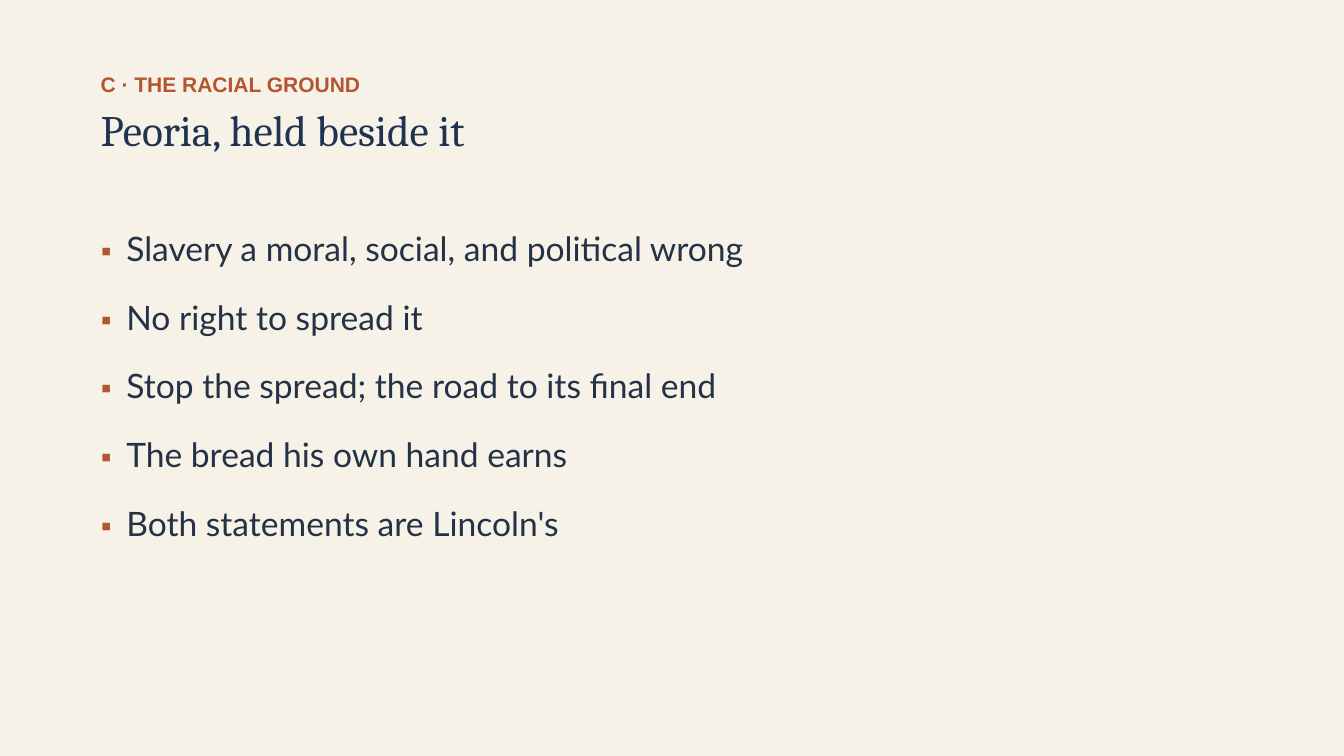
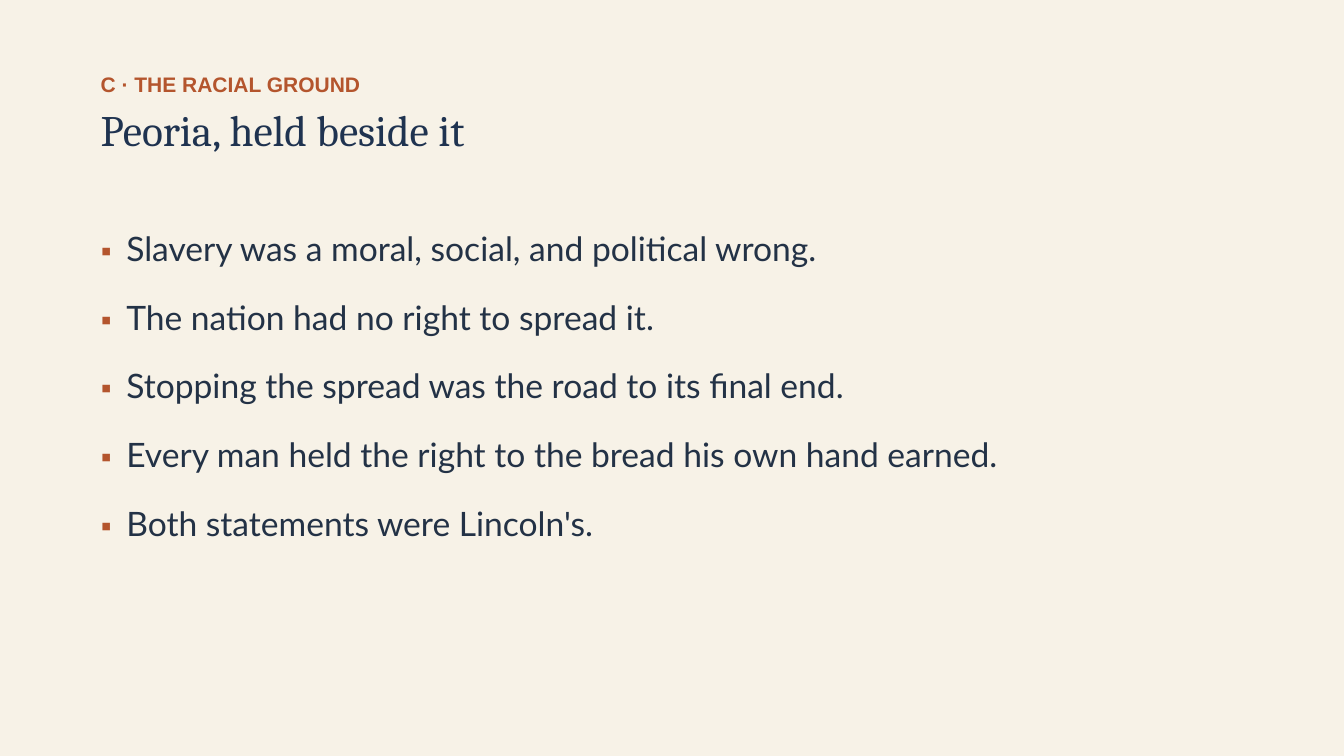
Before and after one commit to ab17gthb/humanities-curriculum-group, a slide deck: slide 11 of sectional-crisis/lesson-05/lesson-05-slides.pptx. Drawn at 1344x756 pixels with LibreOffice and Linux fonts; fonts in the diff are those of the drawing. Boxes give left, top, right and bottom in pixels: in the first picture for what was removed or moved away, otherwise in the second. Text is boxed around its words. In the diff, an @@ line names an element or a change of style, - is before the commit and + after.

```diff
--- a/sectional-crisis/lesson-05/lesson-05-slides.pptx
+++ b/sectional-crisis/lesson-05/lesson-05-slides.pptx
@@ text at (126, 236, 997, 537): text changed @@
-▪ Slavery a moral, social, and political wrong
-▪ No right to spread it
-▪ Stop the spread; the road to its final end
-▪ The bread his own hand earns
-▪ Both statements are Lincoln's
+▪ Slavery was a moral, social, and political wrong.
+▪ The nation had no right to spread it.
+▪ Stopping the spread was the road to its final end.
+▪ Every man held the right to the bread his own hand earned.
+▪ Both statements were Lincoln's.
```
Also in this commit, not shown: 11 other slides changed, 6 other files.
